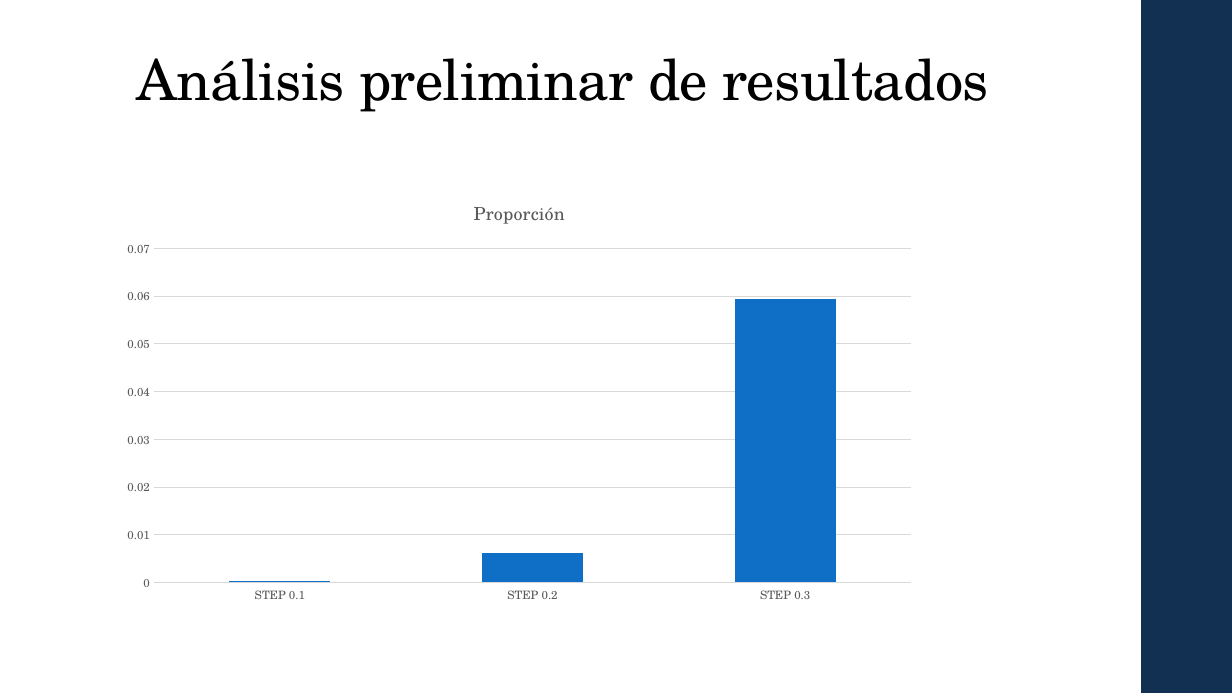
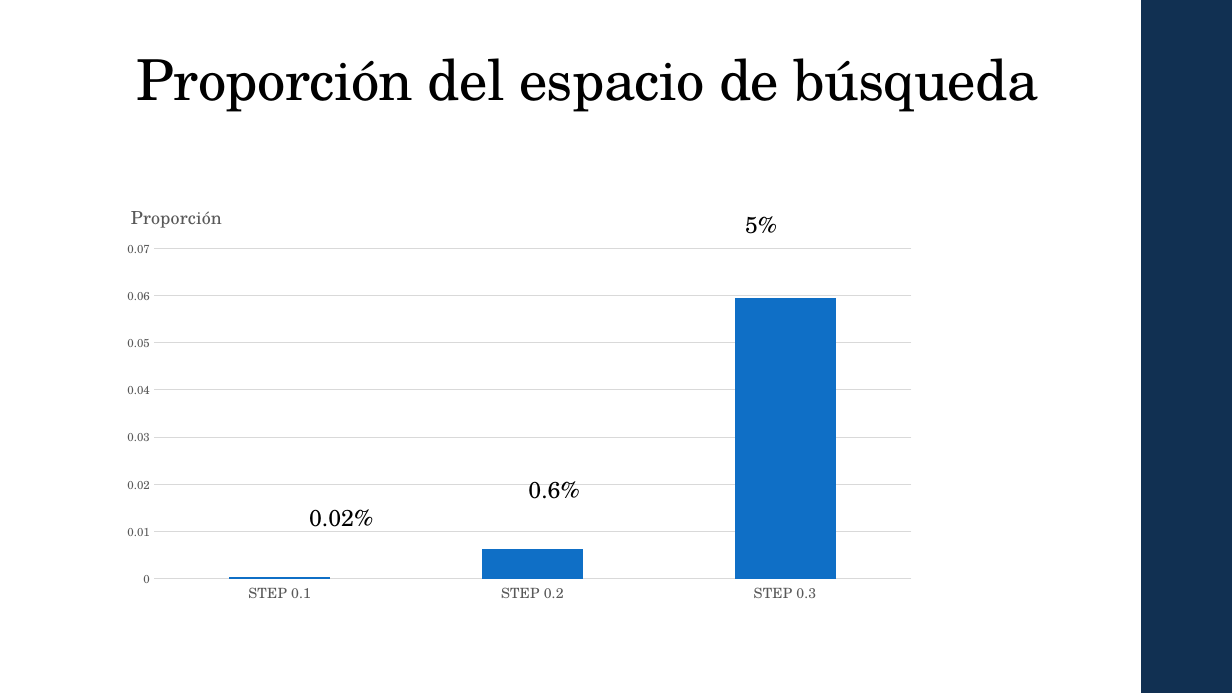
Before and after one commit to Javy011021/prediccion1, a slide deck: slide 13 of ppt/MH_Laura_Javier T2.pptx (slide 14 before the commit). Drawn at 1232x693 pixels with LibreOffice and Linux fonts; fonts in the diff are those of the drawing. Boxes give left, top, right and bottom in pixels: in the first picture for what was removed or moved away, otherwise in the second. Text is boxed around its words. In the diff, an @@ line names an element or a change of style, - is before the commit and + after.

```diff
--- a/ppt/MH_Laura_Javier T2.pptx
+++ b/ppt/MH_Laura_Javier T2.pptx
@@ title at (x1=137, y1=58, x2=1039, y2=112): text changed @@
-Análisis preliminar de resultados
+Proporción del espacio de búsqueda
@@ column chart at (x1=111, y1=180, x2=928, y2=613) @@
@@ category axis changed @@
@@ text added at (x1=745, y1=216, x2=777, y2=234), 18 pt, text #000000 @@
+5%
@@ text added at (x1=309, y1=509, x2=373, y2=527), 18 pt, text #000000 @@
+0.02%
@@ text added at (x1=528, y1=481, x2=579, y2=499), 18 pt, text #000000 @@
+0.6%
```
Also in this commit, not shown: 1 other slide changed, 1 other file.
